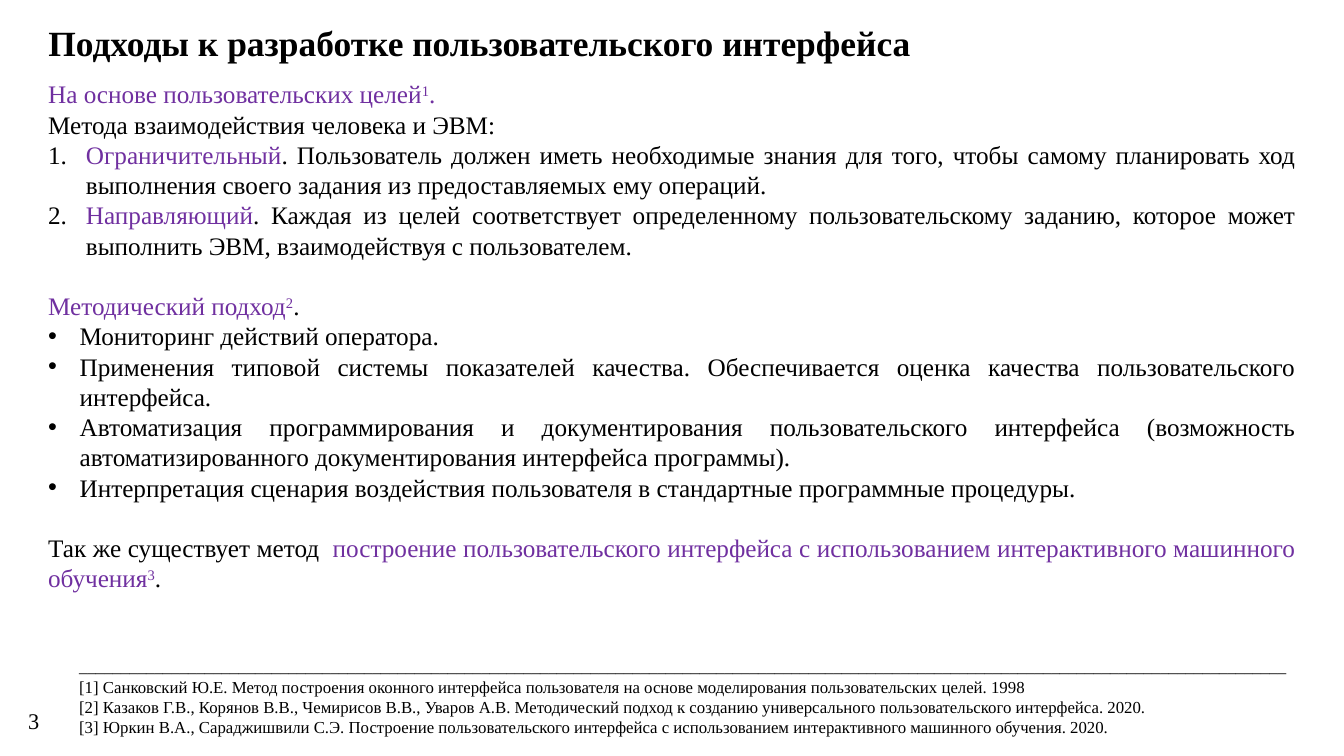
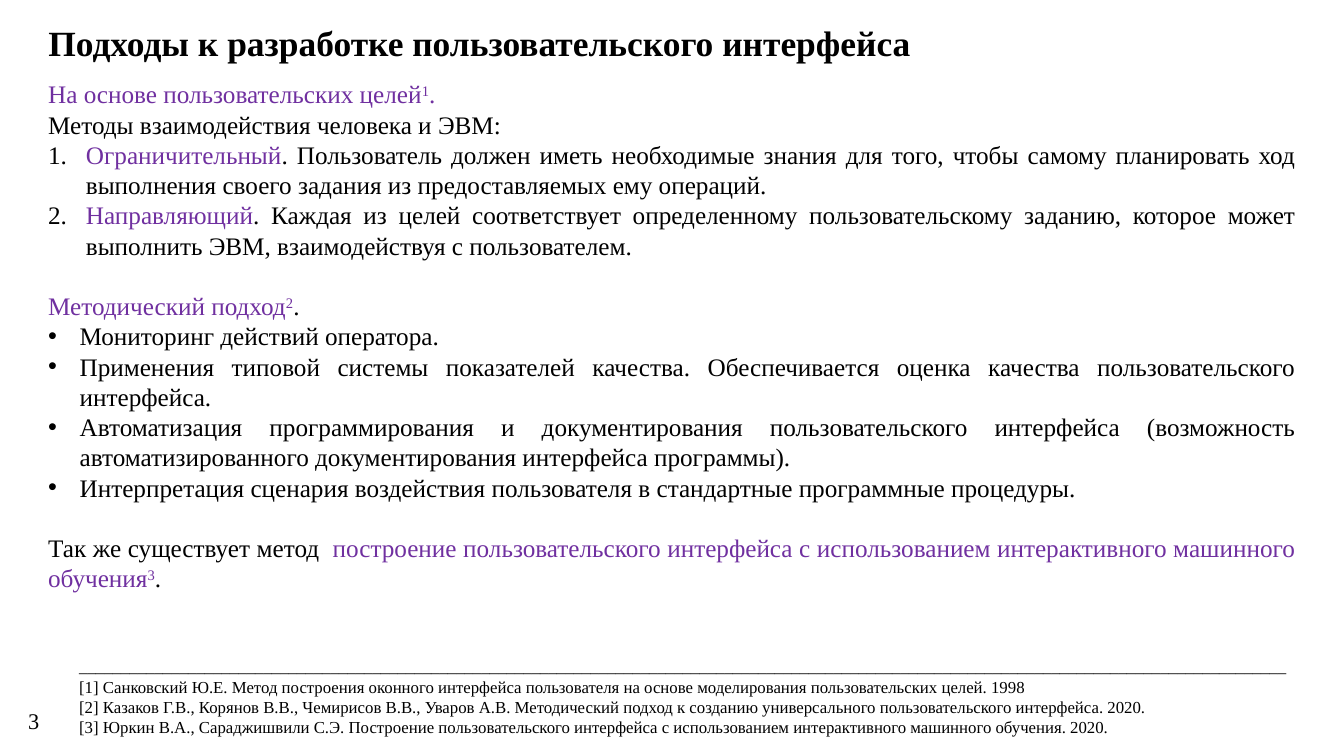
Before and after one commit to ITesserakt/Kodept, a slide deck: slide 4 of 01 - Курсовые проекты/2022-2023 - Разр.библ.функций на языке Python автомат.построения GUI/rndhpc_rpt_pres_gui_2023_73_VasilyanA.pptx. Drawn at 1344x756 pixels with LibreOffice and Linux fonts; fonts in the diff are those of the drawing. Boxes give left, top, right and bottom in pixels: in the first picture for what was removed or moved away, otherwise in the second. Text is boxed around its words. In the diff, an @@ line names an element or a change of style, - is before the commit and + after.

```diff
--- a/01 - Курсовые проекты/2022-2023 - Разр.библ.функций на языке Python автомат.построения GUI/rndhpc_rpt_pres_gui_2023_73_VasilyanA.pptx
+++ b/01 - Курсовые проекты/2022-2023 - Разр.библ.функций на языке Python автомат.построения GUI/rndhpc_rpt_pres_gui_2023_73_VasilyanA.pptx
@@ text at <box>48,116,501,139</box>: text changed @@
-Метода взаимодействия человека и ЭВМ:
+Методы взаимодействия человека и ЭВМ:
```
Also in this commit, not shown: 1 other slide changed, 3 other files.
